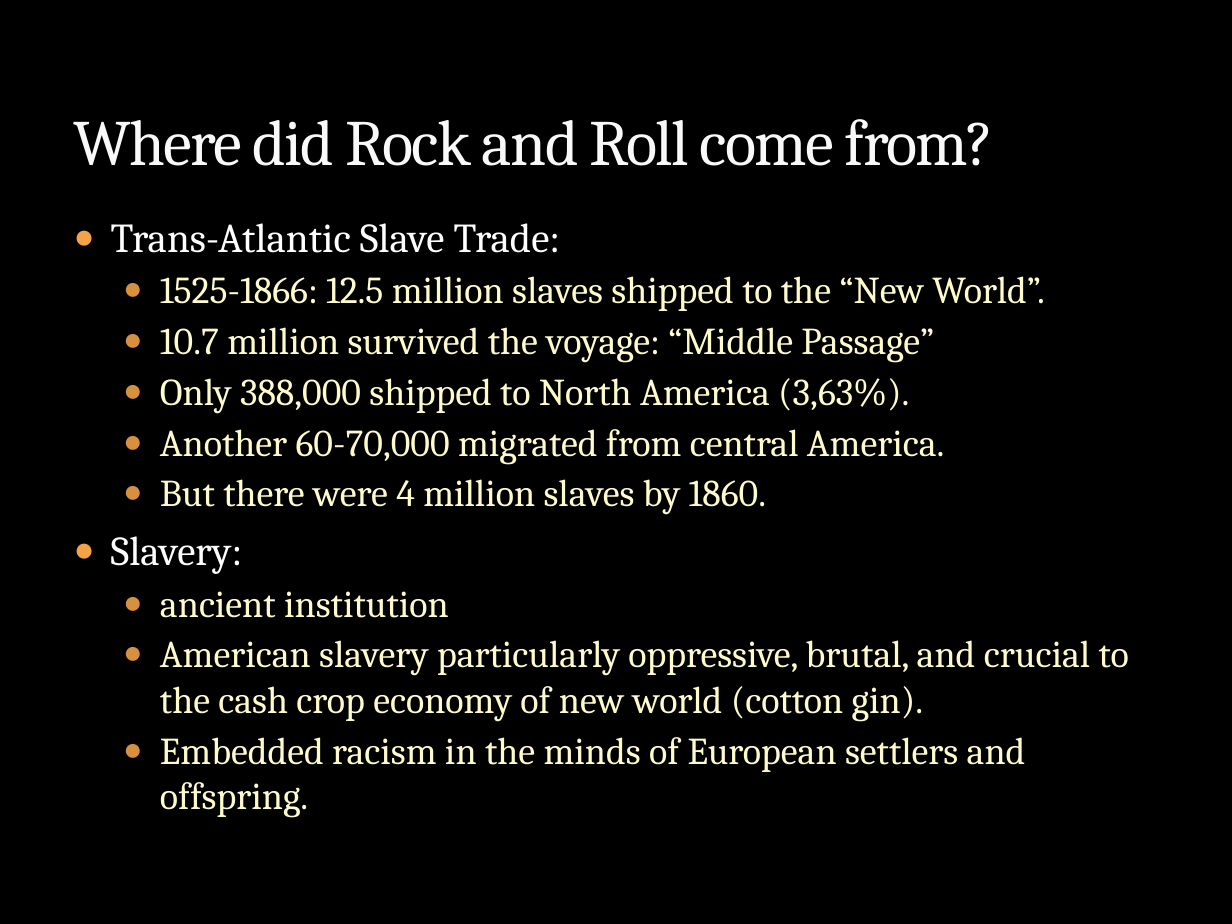
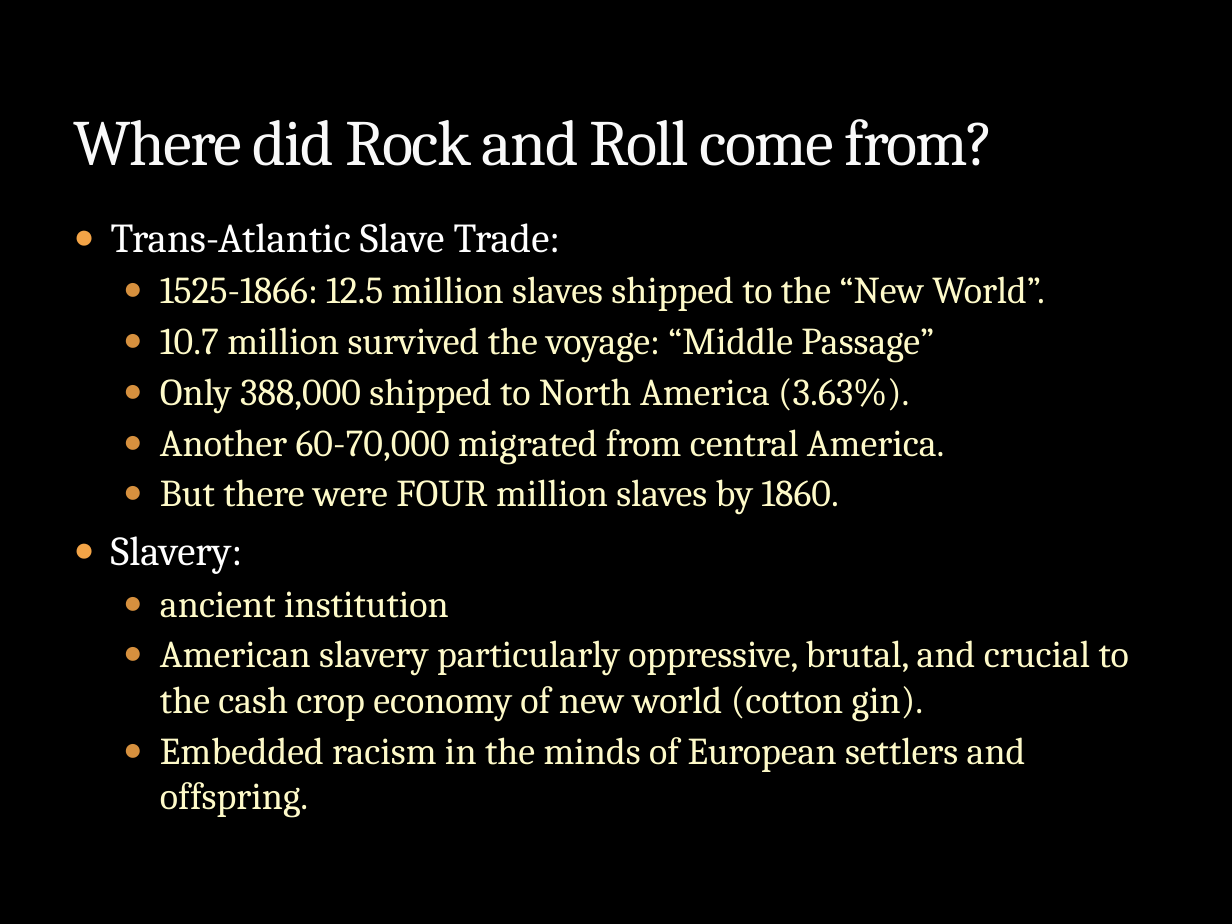
Before and after one commit to mrbaker1917/website, a slide deck: slide 5 of ASMU432/ppts/History_Rock_Intro.pptx. Drawn at 1232x924 pixels with LibreOffice and Linux fonts; fonts in the diff are those of the drawing; background and template pictures are left out. Boxes give left, top, right and bottom in pixels: in the first picture for what was removed or moved away, otherwise in the second. Text is boxed around its words. In the diff, an @@ line names an element or a change of style, - is before the commit and + after.

Commit message:
ppt 1 update

```diff
--- a/ASMU432/ppts/History_Rock_Intro.pptx
+++ b/ASMU432/ppts/History_Rock_Intro.pptx
@@ text at [160, 378, 909, 413]: text changed @@
-  ● Only 388,000 shipped to North America (3,63%).
+  ● Only 388,000 shipped to North America (3.63%).
@@ text at [160, 479, 838, 515]: text changed @@
-  ● But there were 4 million slaves by 1860.
+  ● But there were FOUR million slaves by 1860.
```
Also in this commit, not shown: 4 other slides changed.
